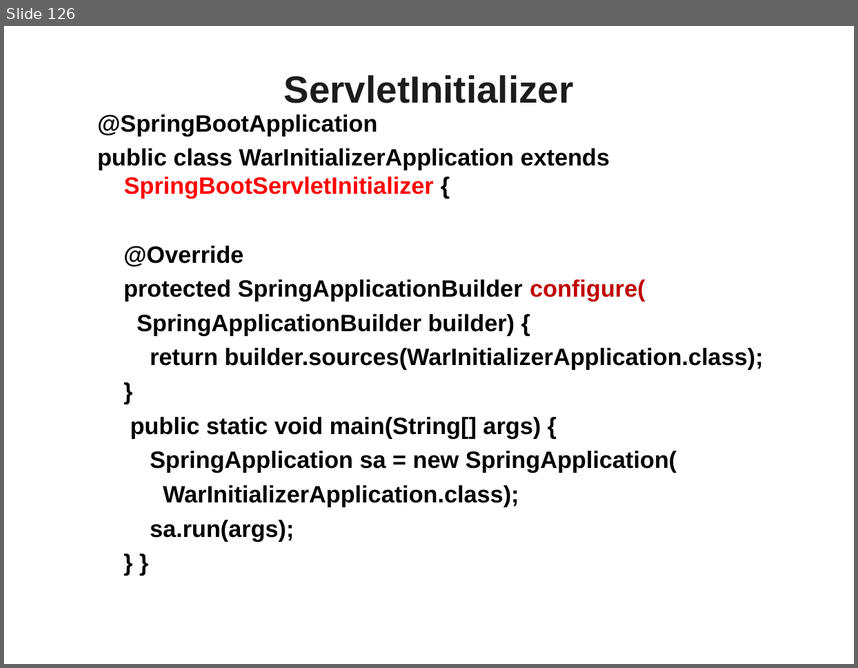
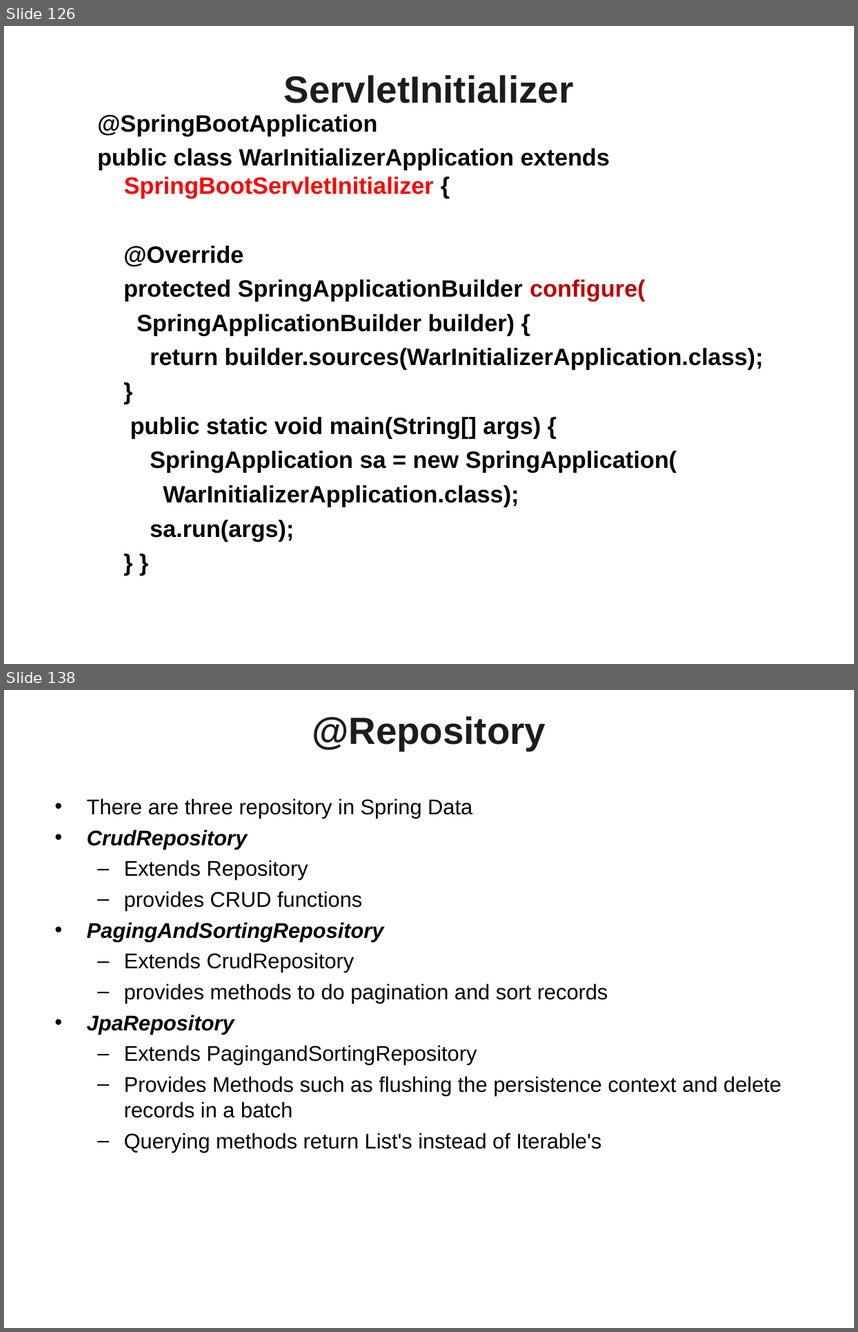
Before and after one commit to vatsanTraining/corejava, a slide deck: SpringBoot_Module1.ppt. Shown one above the other, each under a label of ours: slide 126 before the commit, slides 126 and 138 after it; the slides between them are not shown. The pictures are 858x668 and 858x1332 pixels, drawn with LibreOffice and Linux fonts; fonts in the diff are those of the drawing; background and template pictures are left out. Boxes give left, top, right and bottom in pixels: in the first picture for what was removed or moved away, otherwise in the second. Text is boxed around its words. In the diff, an @@ line names an element or a change of style, - is before the commit and + after.

```diff
--- a/SpringBoot_Module1.ppt
+++ b/SpringBoot_Module1.ppt
@@ slide 138 added at [4, 690, 854, 1328], background picture (left out) @@
@@ title added at [312, 716, 546, 751], 32 pt, text #1C1C1C, bold @@
+@Repository
@@ text added at [87, 798, 782, 1152], 18 pt, text #000000 @@
+• There are three repository in Spring Data
+• CrudRepository
+  – Extends Repository
+  – provides CRUD functions
+• PagingAndSortingRepository
+  – Extends CrudRepository
+  – provides methods to do pagination and sort records
+• JpaRepository
+  – Extends PagingandSortingRepository
+  – Provides Methods such as flushing the persistence context and delete records in a batch
+  – Querying methods return List's instead of Iterable's
```
Also in this commit, not shown: 4 slides changed, 33 other slides added.
